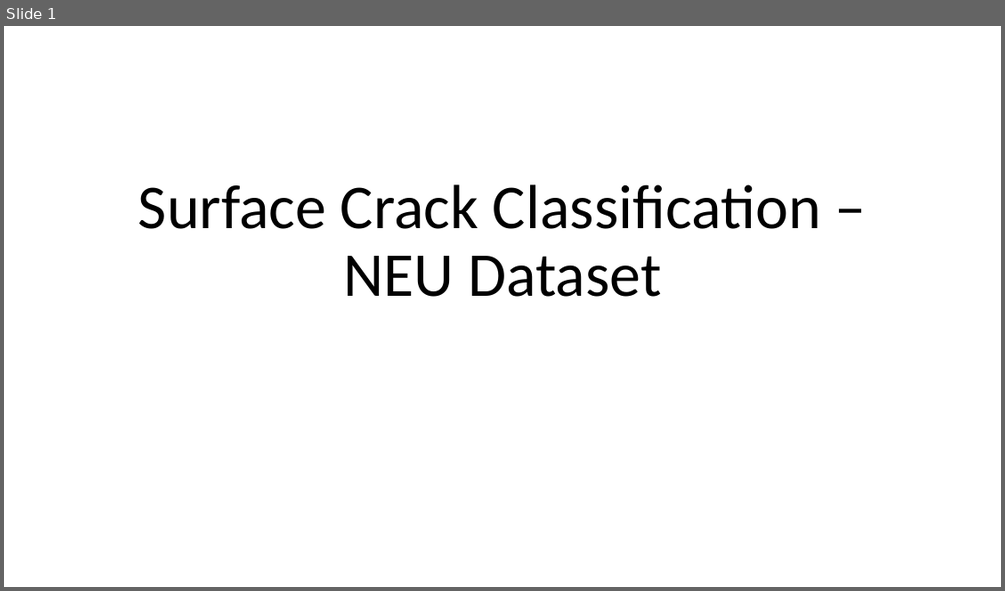
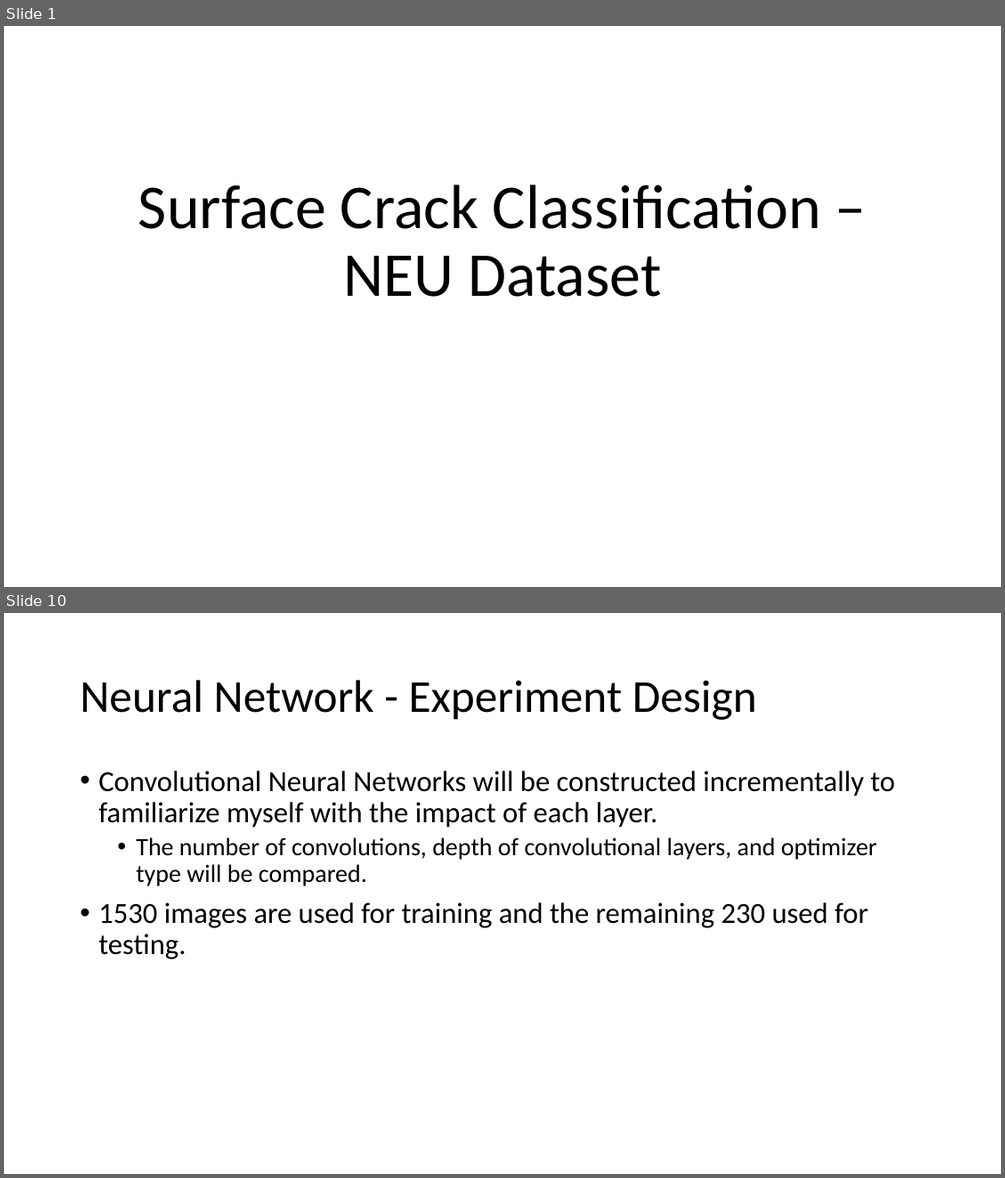
Before and after one commit to M-Matrona/IBM-Machine-Learning-Course, a slide deck: Course_5_Deep_Learning/Surface Crack Classification Project Overview.pptx. Shown one above the other, each under a label of ours: slide 1 before the commit, slides 1 and 10 after it; the slides between them are not shown. The pictures are 1005x591 and 1005x1178 pixels, drawn with LibreOffice and Linux fonts; fonts in the diff are those of the drawing. Boxes give left, top, right and bottom in pixels: in the first picture for what was removed or moved away, otherwise in the second. Text is boxed around its words. In the diff, an @@ line names an element or a change of style, - is before the commit and + after.

```diff
--- a/Course_5_Deep_Learning/Surface Crack Classification Project Overview.pptx
+++ b/Course_5_Deep_Learning/Surface Crack Classification Project Overview.pptx
@@ slide 10 added at (4, 613, 1001, 1174), background #FFFFFF @@
@@ title added at (80, 680, 757, 720), 44 pt, text #000000 @@
+Neural Network - Experiment Design
@@ text added at (98, 771, 895, 959), 28 pt, text #000000 @@
+• Convolutional Neural Networks will be constructed incrementally to familiarize myself with the impact of each layer.
+  • The number of convolutions, depth of convolutional layers, and optimizer type will be compared.
+• 1530 images are used for training and the remaining 230 used for testing.
```
Also in this commit, not shown: 17 other slides added, 1 slide removed, 16 other files.
